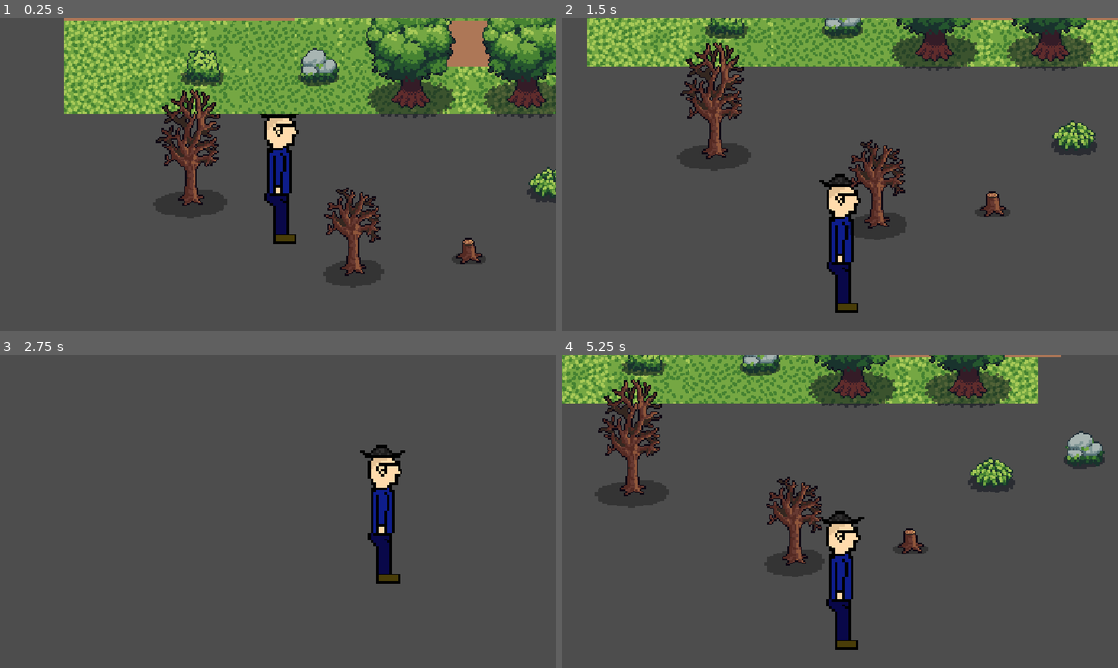
Above: before the commit, frames 1-4 (two rows, left to right).
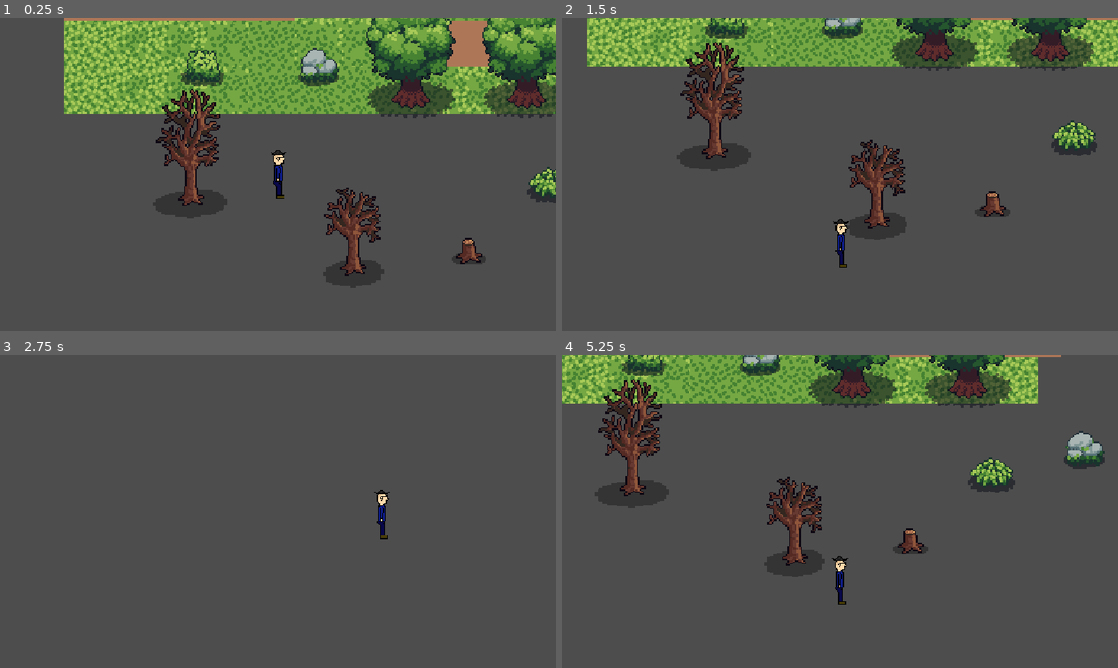
Above: after the commit, the same moments.

Repository: skyrix1627/GraveGuard
Game: Godot game, scene res://scenes/game.tscn
The game is run twice, just before and just after one commit, with the same random seed, the same clock (stepped at 60 frames per second) and the same inputs.
Inputs:
- Up to frame 1 (0.25 s): no input
- Up to frame 2 (1.5 s): tap Enter at 0.5 s; hold D (Right) 0.53-1.28 s; hold S (Down) from 1.28 s (still down)
- Up to frame 3 (2.75 s): release S (Down) at 2.03 s; hold D (Right) from 2.03 s (still down)
- Up to frame 4 (5.25 s): release D (Right) at 2.78 s; hold W (Up) 2.78-3.53 s; hold A (Left) 3.53-5.03 s; hold S (Down) from 5.03 s (still down)

The runs differ from the first frame. In frame 1, 1.7% of the frame differs, in the area x 46-54%, y 30-73%; in frame 2, 1.8%; in frame 3, 1.8%; in frame 4, 1.8%, in the area x 46-55%, y 49-95%.

Commit message:
size of walking animations optimized

Diff:
--- a/scenes/game.tscn
+++ b/scenes/game.tscn
@@ -1080,11 +1080,16 @@
 [node name="Game" type="Node2D" unique_id=809155825]
 
 [node name="Player" parent="." unique_id=1489929400 instance=ExtResource("1_uwrxv")]
+z_index = 2
 position = Vector2(148, 154)
 
 [node name="Camera2D" type="Camera2D" parent="Player" unique_id=1759294387]
 zoom = Vector2(3, 3)
 position_smoothing_enabled = true
+
+[node name="AnimatedSprite2D2" type="AnimatedSprite2D" parent="Player" unique_id=235278856]
+
+[node name="AnimationPlayer" type="AnimationPlayer" parent="Player" unique_id=2046943621]
 
 [node name="TileMap" type="TileMap" parent="." unique_id=1708168474]
 y_sort_enabled = true
--- a/scenes/player.tscn
+++ b/scenes/player.tscn
@@ -83,6 +83,7 @@
 position = Vector2(-3, 36.5)
 shape = SubResource("RectangleShape2D_yqjtg")
 
-[node name="AnimatedSprite2D" type="AnimatedSprite2D" parent="." unique_id=1650926126]
+[node name="AnimatedSprite2D" type="AnimatedSprite2D" parent="." unique_id=867738163]
+scale = Vector2(0.35, 0.35)
 sprite_frames = SubResource("SpriteFrames_dkgtv")
 animation = &"leftWalking"
--- /dev/null
+++ b/scenes/playerIdle.tscn
@@ -0,0 +1,11 @@
+[gd_scene format=3 uid="uid://b8ojq7lkdcsy"]
+
+[sub_resource type="SpriteFrames" id="SpriteFrames_7j2qw"]
+animations = []
+
+[node name="PlayerIdle" type="Node2D" unique_id=799937784]
+
+[node name="AnimatedSprite2D" type="AnimatedSprite2D" parent="." unique_id=234417862]
+scale = Vector2(0.7, 0.7)
+sprite_frames = SubResource("SpriteFrames_7j2qw")
+animation = &""
Not shown: 1 places in scenes/player.tscn that only renumber resources
